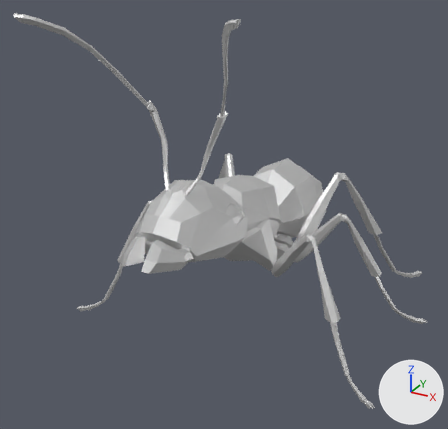
What one commit did to the FBX model Outside files/models/AntFull.fbx.
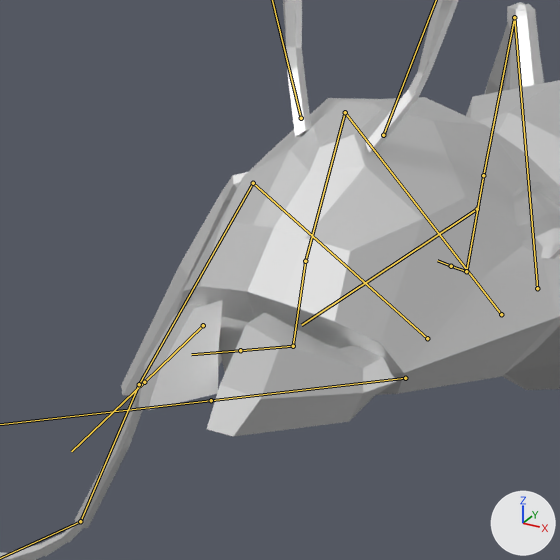
There are two pictures of each version: one whole from a 50 mm lens placed at (1.552, -3.093, 2.255), pointed at (-0.047, -0.186, 0.801), one close up on the part from 19% to 53% of the width and 36% to 72% of the height. Lighting does not change. The marker at lower right points along +X, +Y and +Z. Both versions are drawn at frame 1 of the action 'Head carrying'; the numbers are the values there. The bones that bend it are drawn over the model as lines in the close-ups.

Objects in the first close-up: 'Ant'.
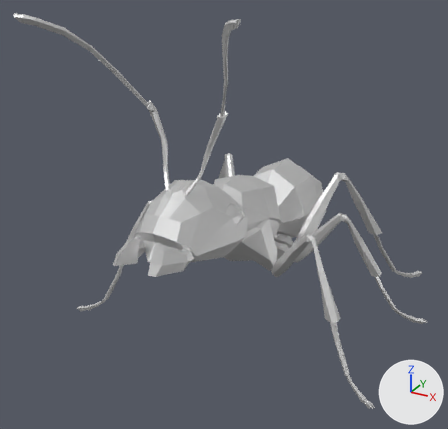
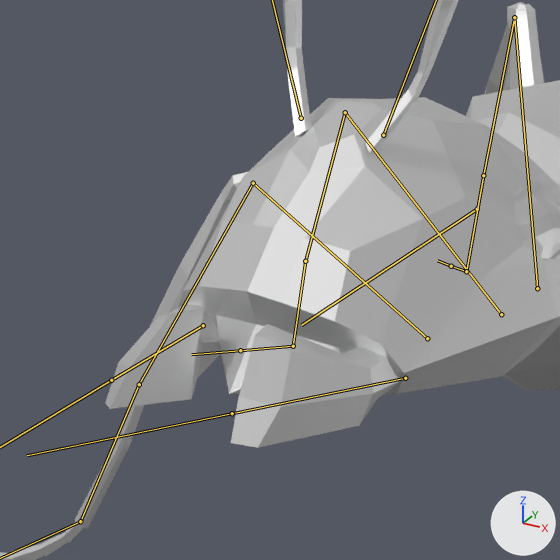
Where the change shows, as pixel boxes (x1, y1, x2, y2) in the close-ups (560 x 560 px):
'Ant', posed: (0, 0, 560, 560) in both
bone 'antenae_2_R.001', root to tip: before (203, 325) to (144, 382); after (203, 325) to (111, 380)
bone 'antenae_2_L.001', root to tip: before (405, 378) to (211, 400); after (405, 378) to (232, 413)

The change, as a diff of the scene's bpy script:
```diff
--- a/Outside files/models/AntFull.fbx.py
+++ b/Outside files/models/AntFull.fbx.py
@@ bone_antenae_2_r_001 @@
 bone_antenae_2_r_001 = bpy.data.objects['Ant package'].pose.bones['antenae_2_R.001']  # child of 'Head_1'
-bone_antenae_2_r_001.rotation_quaternion = (1.0, 0.0, 0.0, 0.0)  # degrees (0, 0, 0)
+bone_antenae_2_r_001.rotation_quaternion = (0.996, 0.024, -0.054, 0.066)  # degrees (2, -6, 8)
@@ bone_antenae_2_l_001 @@
 bone_antenae_2_l_001 = bpy.data.objects['Ant package'].pose.bones['antenae_2_L.001']  # child of 'Head_1'
-bone_antenae_2_l_001.rotation_quaternion = (1.0, 0.0, 0.0, 0.0)  # degrees (0, 0, 0)
+bone_antenae_2_l_001.rotation_quaternion = (0.996, 0.024, 0.054, -0.066)  # degrees (2, 6, -8)
```
